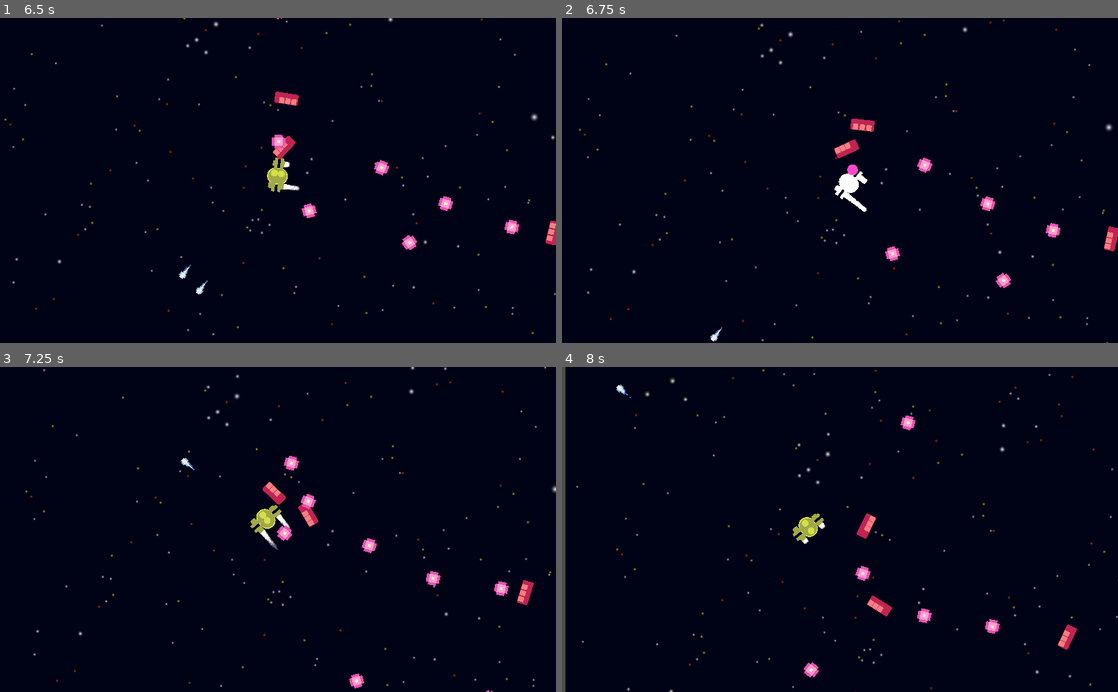
Above: before the commit, frames 1-4 (two rows, left to right).
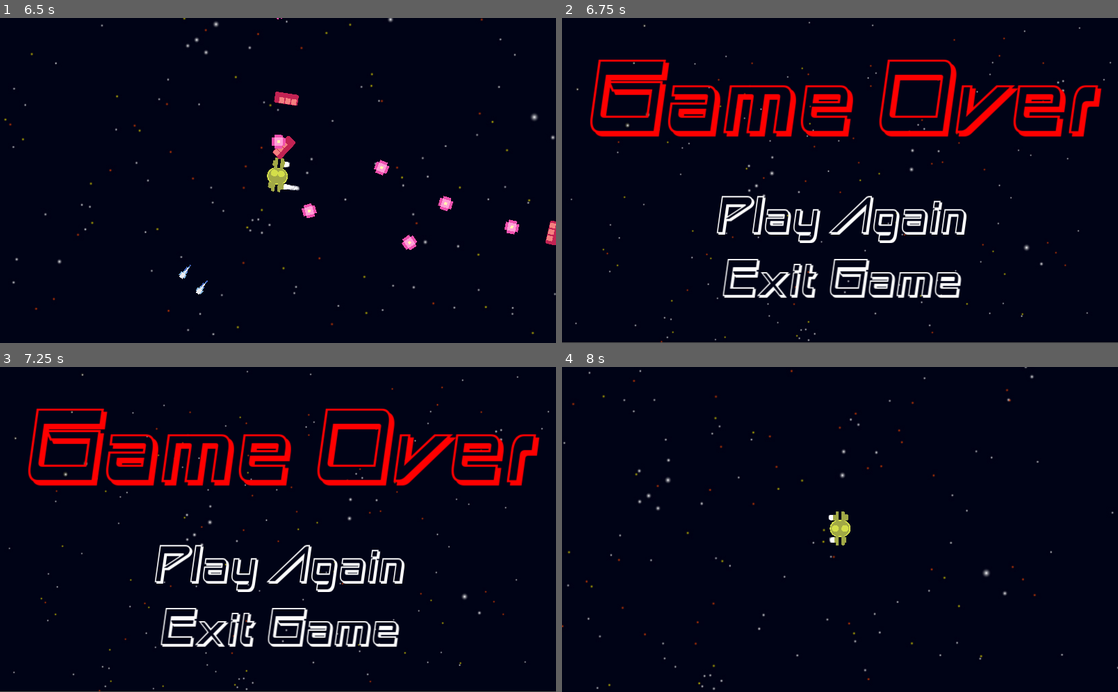
Above: after the commit, the same moments.

Repository: Zhanzo/sneaks
Game: Godot game, scene res://levels/Level.tscn
Two runs of this game, one before a commit and one after it. Both use one fixed random seed, a clock stepped at 60 frames per second and the inputs below. Before the commit the project has no main scene; this scene is started directly in both runs.
Inputs (mouse positions are in pixels of both pictures, inside the frame that each line leads up to):
- Up to frame 1 (6.5 s): tap Enter at 0.5 s; hold Right (ui_right) 0.53-1.28 s; tap Space (ui_select) at 0.77, 1.52, 3.02, 3.77, 4.52, 6.02 s; hold Left (ui_left) 1.28-2.03 s; hold Right (ui_right) 2.03-2.78 s; hold Up (ui_up) 2.78-3.53 s; hold Left (ui_left) 3.53-5.78 s; hold Right (ui_right) from 5.78 s (still down)
- Up to frame 2 (6.75 s): release Right (ui_right) at 6.53 s; hold Up (ui_up) from 6.53 s (still down)
- Up to frame 3 (7.25 s): keep holding Up (ui_up); tap Space (ui_select) at 6.77 s
- Up to frame 4 (8 s): release Up (ui_up) at 7.25 s; click (840, 568) at 7.25 s, where only the run after the commit has a clickable "Play Again"

Frame 1 is identical in both runs. In frame 2, 13% of the frame differs, in the area x 0-100%, y 0-100%; in frame 3, 13%; in frame 4, 3.1%.

Commit message:
Add start menu and game over menu.

Diff:
--- a/entities/Entity.gd
+++ b/entities/Entity.gd
@@ -1,7 +1,7 @@
 extends RigidBody2D
 class_name Entity
 
-signal is_hit(trauma)
+
 
 export var _health: int
 export var _damage: int
@@ -29,10 +29,6 @@
 onready var _bullet_delay: Timer = $BulletDelay
 
 
-func hurt(damage_taken: int) -> void:
-	pass
-
-
 func _ready() -> void:
 	_bullet_delay.wait_time = _fire_rate
 
--- a/entities/enemies/cruiser/Cruiser.gd
+++ b/entities/enemies/cruiser/Cruiser.gd
@@ -1,5 +1,8 @@
 extends Entity
 class_name Cruiser
+
+
+signal is_hit(trauma)
 
 const _BULLET: PackedScene = preload("res://bullets/cruiser_bullet/CruiserBullet.tscn")
 
--- a/entities/player/Player.gd
+++ b/entities/player/Player.gd
@@ -1,5 +1,8 @@
 extends Entity
 class_name Player
+
+
+signal is_hit(trauma)
 
 const _BULLET: PackedScene = preload("res://bullets/player_bullet/PlayerBullet.tscn")
 
@@ -19,6 +22,11 @@
 	_health -= damage_taken
 	_hit_animation_player.play("hurt")
 	emit_signal("is_hit", _trauma)
+
+	# If the player's health reaches zero the game is over
+	if _health <= 0:
+		if get_tree().change_scene("res://menus/game_over_menu/GameOverMenu.tscn") != OK:
+			print("Error occured when switching scene")
 
 
 func _process(_delta: float) -> void:
--- /dev/null
+++ b/menus/game_over_menu/GameOverMenu.gd
@@ -0,0 +1,10 @@
+extends MarginContainer
+
+
+func _on_PlayButton_pressed():
+	if get_tree().change_scene("res://levels/Level.tscn") != OK:
+		print("Error occured when switching scene")
+
+
+func _on_ExitButton_pressed():
+	get_tree().quit()
--- /dev/null
+++ b/menus/game_over_menu/GameOverMenu.tscn
@@ -0,0 +1,77 @@
+[gd_scene load_steps=6 format=2]
+
+[ext_resource path="res://levels/space-background.jpg" type="Texture" id=1]
+[ext_resource path="res://menus/fonts/AstronBoyWonder.ttf" type="DynamicFontData" id=2]
+[ext_resource path="res://menus/game_over_menu/GameOverMenu.gd" type="Script" id=3]
+
+[sub_resource type="DynamicFont" id=1]
+size = 200
+use_filter = true
+extra_spacing_bottom = 50
+font_data = ExtResource( 2 )
+
+[sub_resource type="DynamicFont" id=2]
+size = 100
+use_filter = true
+font_data = ExtResource( 2 )
+
+[node name="GameOverMenu" type="MarginContainer"]
+anchor_right = 1.0
+anchor_bottom = 1.0
+custom_constants/margin_top = 50
+script = ExtResource( 3 )
+__meta__ = {
+"_edit_use_anchors_": false
+}
+
+[node name="Sprite" type="Sprite" parent="."]
+texture = ExtResource( 1 )
+centered = false
+region_enabled = true
+region_rect = Rect2( 0, 0, 1024, 600 )
+
+[node name="VBoxContainer" type="VBoxContainer" parent="."]
+margin_top = 50.0
+margin_right = 1024.0
+margin_bottom = 600.0
+
+[node name="Label" type="Label" parent="VBoxContainer"]
+margin_left = 38.0
+margin_right = 986.0
+margin_bottom = 260.0
+size_flags_horizontal = 4
+custom_fonts/font = SubResource( 1 )
+custom_colors/font_color = Color( 1, 0, 0, 1 )
+text = "Game Over"
+align = 1
+valign = 1
+
+[node name="PlayButton" type="Button" parent="VBoxContainer"]
+margin_left = 275.0
+margin_top = 264.0
+margin_right = 749.0
+margin_bottom = 376.0
+size_flags_horizontal = 4
+size_flags_vertical = 4
+custom_fonts/font = SubResource( 2 )
+custom_colors/font_color = Color( 1, 1, 1, 1 )
+custom_colors/font_color_hover = Color( 0.533333, 0.533333, 0.533333, 1 )
+custom_colors/font_color_pressed = Color( 0, 0, 0, 1 )
+text = "Play Again"
+flat = true
+
+[node name="ExitButton" type="Button" parent="VBoxContainer"]
+margin_left = 284.0
+margin_top = 380.0
+margin_right = 739.0
+margin_bottom = 492.0
+size_flags_horizontal = 4
+size_flags_vertical = 4
+custom_fonts/font = SubResource( 2 )
+custom_colors/font_color = Color( 1, 1, 1, 1 )
+custom_colors/font_color_hover = Color( 0.533333, 0.533333, 0.533333, 1 )
+custom_colors/font_color_pressed = Color( 0, 0, 0, 1 )
+text = "Exit Game"
+flat = true
+[connection signal="pressed" from="VBoxContainer/PlayButton" to="." method="_on_PlayButton_pressed"]
+[connection signal="pressed" from="VBoxContainer/ExitButton" to="." method="_on_ExitButton_pressed"]
--- /dev/null
+++ b/menus/main_menu/MainMenu.gd
@@ -0,0 +1,9 @@
+extends MarginContainer
+
+
+func _on_PlayButton_pressed():
+	if get_tree().change_scene("res://levels/Level.tscn") != OK:
+		print("Error occured when switching scene")
+
+func _on_ExitButton_pressed():
+	get_tree().quit()
--- /dev/null
+++ b/menus/main_menu/MainMenu.tscn
@@ -0,0 +1,76 @@
+[gd_scene load_steps=6 format=2]
+
+[ext_resource path="res://menus/main_menu/MainMenu.gd" type="Script" id=1]
+[ext_resource path="res://menus/fonts/AstronBoyWonder.ttf" type="DynamicFontData" id=2]
+[ext_resource path="res://levels/space-background.jpg" type="Texture" id=3]
+
+[sub_resource type="DynamicFont" id=1]
+size = 200
+use_filter = true
+extra_spacing_bottom = 50
+font_data = ExtResource( 2 )
+
+[sub_resource type="DynamicFont" id=2]
+size = 100
+use_filter = true
+font_data = ExtResource( 2 )
+
+[node name="MainMenu" type="MarginContainer"]
+anchor_right = 1.0
+anchor_bottom = 1.0
+custom_constants/margin_top = 50
+script = ExtResource( 1 )
+__meta__ = {
+"_edit_use_anchors_": false
+}
+
+[node name="Sprite" type="Sprite" parent="."]
+texture = ExtResource( 3 )
+centered = false
+region_enabled = true
+region_rect = Rect2( 0, 0, 1024, 600 )
+
+[node name="VBoxContainer" type="VBoxContainer" parent="."]
+margin_top = 50.0
+margin_right = 1024.0
+margin_bottom = 600.0
+
+[node name="TitleLabel" type="Label" parent="VBoxContainer"]
+margin_left = 190.0
+margin_right = 833.0
+margin_bottom = 260.0
+size_flags_horizontal = 4
+custom_fonts/font = SubResource( 1 )
+custom_colors/font_color = Color( 1, 0.819608, 0, 1 )
+text = "Sneaks"
+align = 1
+
+[node name="PlayButton" type="Button" parent="VBoxContainer"]
+margin_left = 277.0
+margin_top = 264.0
+margin_right = 747.0
+margin_bottom = 376.0
+size_flags_horizontal = 4
+size_flags_vertical = 4
+custom_fonts/font = SubResource( 2 )
+custom_colors/font_color = Color( 1, 1, 1, 1 )
+custom_colors/font_color_hover = Color( 0.533333, 0.533333, 0.533333, 1 )
+custom_colors/font_color_pressed = Color( 0, 0, 0, 1 )
+text = "Play Game"
+flat = true
+
+[node name="ExitButton" type="Button" parent="VBoxContainer"]
+margin_left = 284.0
+margin_top = 380.0
+margin_right = 739.0
+margin_bottom = 492.0
+size_flags_horizontal = 4
+size_flags_vertical = 4
+custom_fonts/font = SubResource( 2 )
+custom_colors/font_color = Color( 1, 1, 1, 1 )
+custom_colors/font_color_hover = Color( 0.533333, 0.533333, 0.533333, 1 )
+custom_colors/font_color_pressed = Color( 0, 0, 0, 1 )
+text = "Exit Game"
+flat = true
+[connection signal="pressed" from="VBoxContainer/PlayButton" to="." method="_on_PlayButton_pressed"]
+[connection signal="pressed" from="VBoxContainer/ExitButton" to="." method="_on_ExitButton_pressed"]
--- a/project.godot
+++ b/project.godot
@@ -51,6 +51,7 @@
 [application]
 
 config/name="Top Down Shooter"
+run/main_scene="res://menus/main_menu/MainMenu.tscn"
 config/icon="res://icon.png"
 
 [display]
Binary file added: menus/fonts/AstronBoyWonder.ttf
